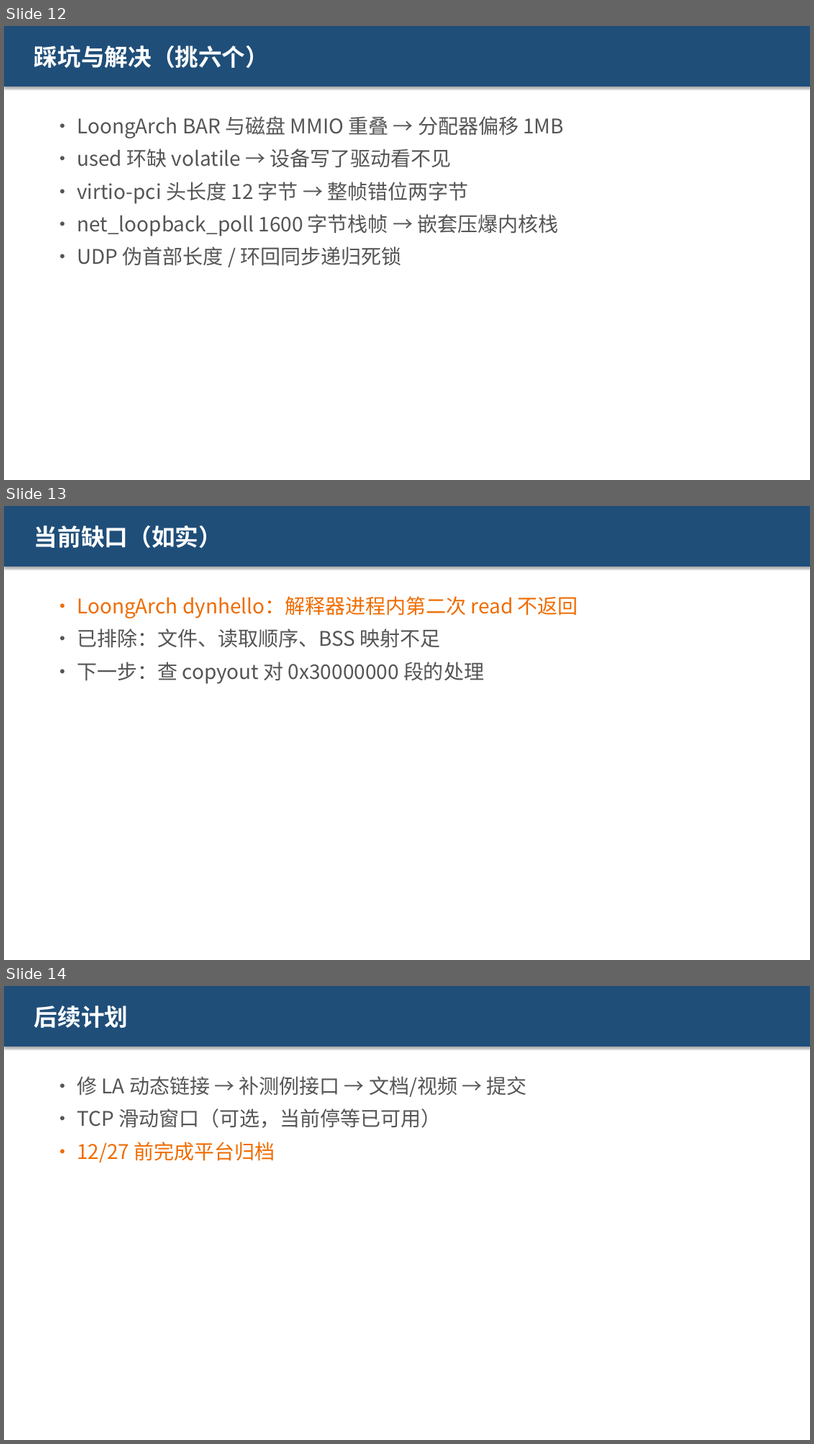
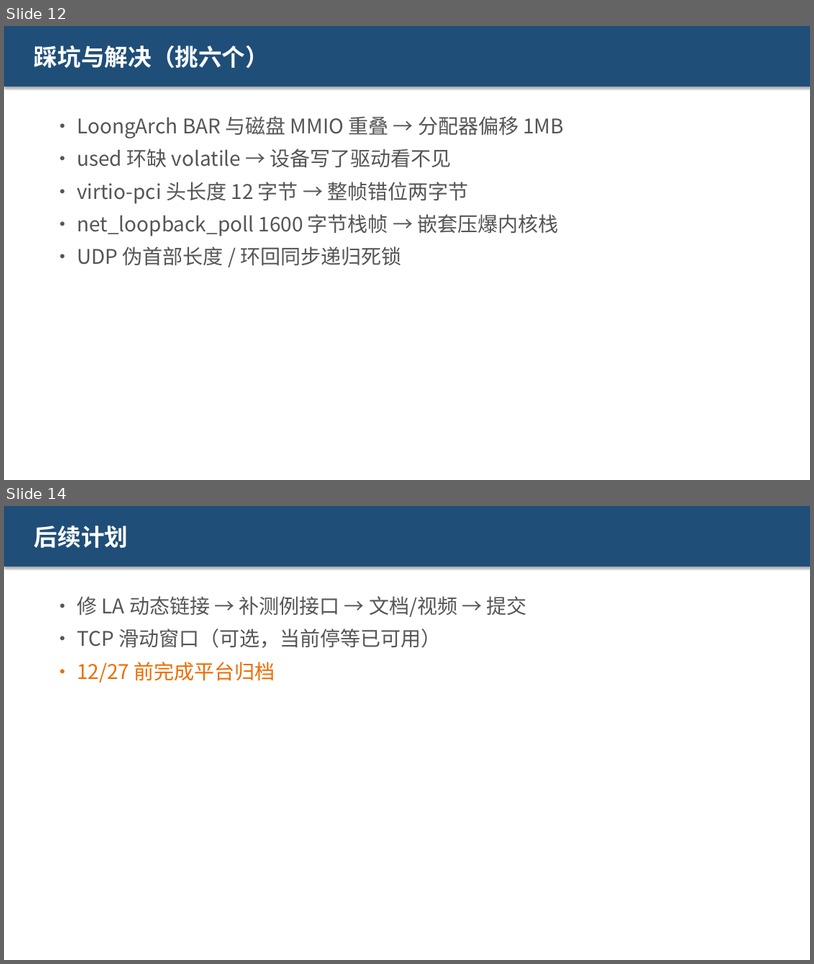
Before and after one commit to sandwich-xz/xv6-proj6, a slide deck: docs/proj6/答辩演示.pptx. Shown one above the other, each under a label of ours: slides 12, 13 and 14 before the commit, slides 12 and 14 after it; the slides between them are not shown. The pictures are 814x1444 and 814x964 pixels, drawn with LibreOffice and Linux fonts; fonts in the diff are those of the drawing. Boxes give left, top, right and bottom in pixels: in the first picture for what was removed or moved away, otherwise in the second. Text is boxed around its words. In the diff, an @@ line names an element or a change of style, - is before the commit and + after.

Commit message:
docs: LA dynhello 实际可跑通（慢在磁盘中断未接），同步 README/设计文档/PPT/交接说明

```diff
--- a/docs/proj6/答辩演示.pptx
+++ b/docs/proj6/答辩演示.pptx
@@ slide 13 removed at (4, 506, 810, 960), background #FFFFFF @@
@@ rectangle removed at (4, 506, 810, 566) @@
-当前缺口（如实）
@@ text removed at (77, 596, 579, 684) @@
-• LoongArch dynhello：解释器进程内第二次 read 不返回
-• 已排除：文件、读取顺序、BSS 映射不足
-• 下一步：查 copyout 对 0x30000000 段的处理
```
Also in this commit, not shown: 1 slide changed, 1 slide added, 3 other files.
